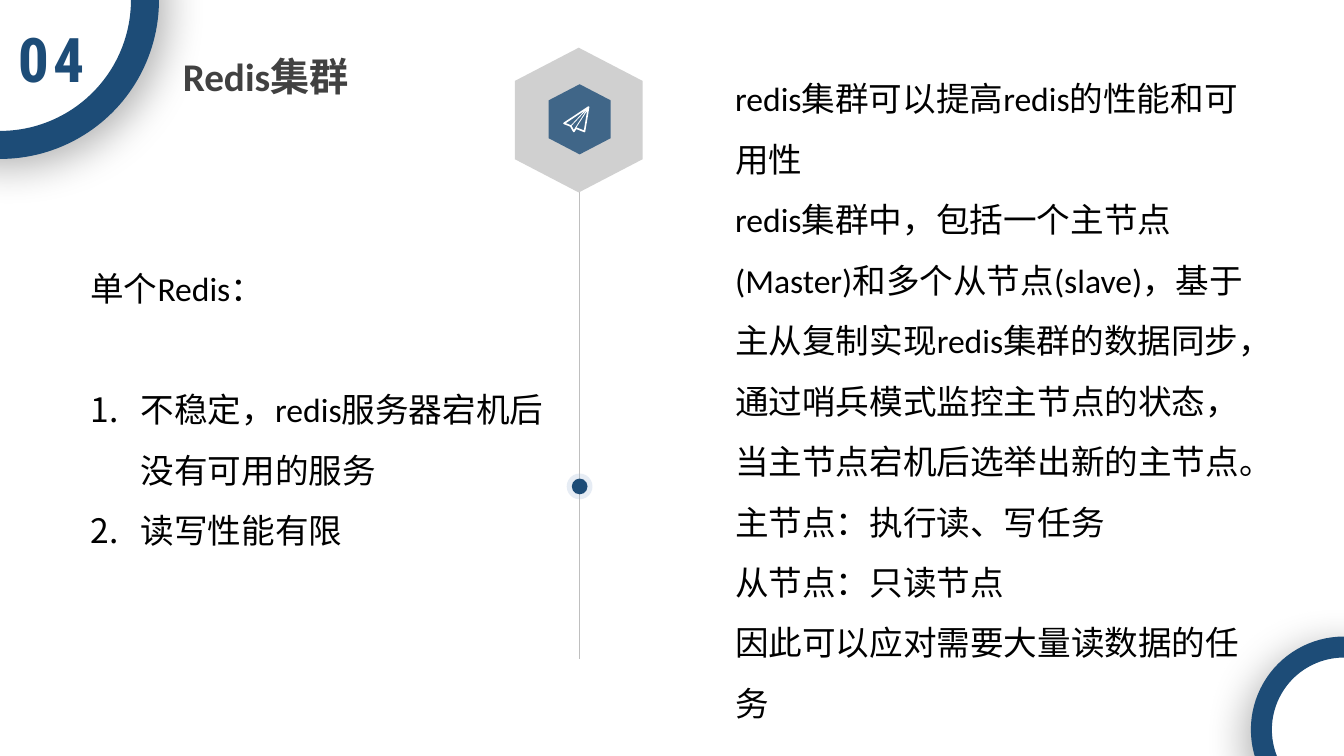
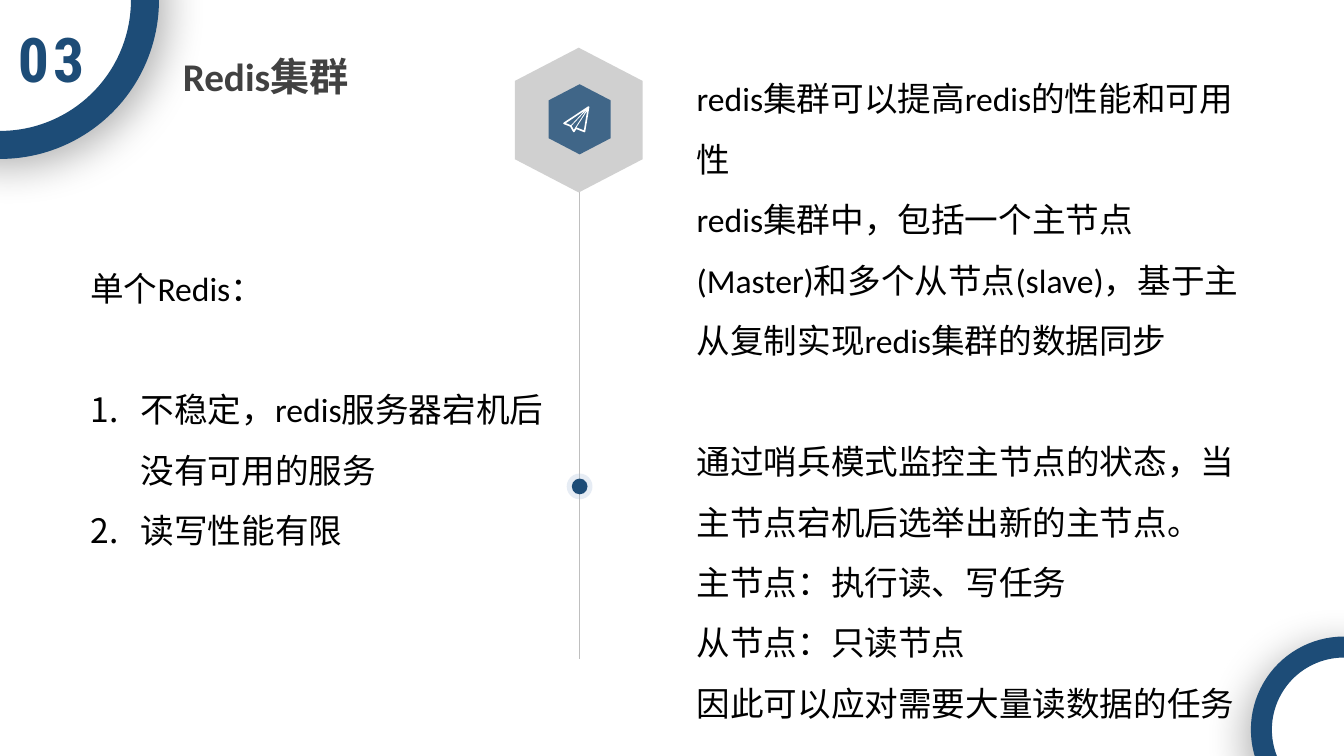
Before and after one commit to ACTSysGroup/Dev-Club, a slide deck: slide 17 of back-end/数据库/Redis.pptx (slide 20 before the commit). Drawn at 1344x756 pixels with LibreOffice and Linux fonts; fonts in the diff are those of the drawing; grey boxes stand for pictures; background and template pictures are left out. Boxes give left, top, right and bottom in pixels: in the first picture for what was removed or moved away, otherwise in the second. Text is boxed around its words. In the diff, an @@ line names an element or a change of style, - is before the commit and + after.

```diff
--- a/back-end/数据库/Redis.pptx
+++ b/back-end/数据库/Redis.pptx
@@ text at box(18, 37, 84, 83): text changed @@
-04
+03
@@ text "redis集群可以提高redis的性能和可用性": place and size @@
-text "redis集群可以提高redis的性能和可用性" at box(735, 205, 1273, 719)
+text "redis集群可以提高redis的性能和可用性" at box(697, 205, 1239, 719)
@@ text at box(697, 205, 1239, 538): text changed @@
-redis集群中，包括一个主节点(Master)和多个从节点(slave)，基于主从复制实现redis集群的数据同步，通过哨兵模式监控主节点的状态，当主节点宕机后选举出新的主节点。
+redis集群中，包括一个主节点(Master)和多个从节点(slave)，基于主从复制实现redis集群的数据同步
+通过哨兵模式监控主节点的状态，当主节点宕机后选举出新的主节点。
```
Also in this commit, not shown: 11 other slides changed, 3 slides removed.
